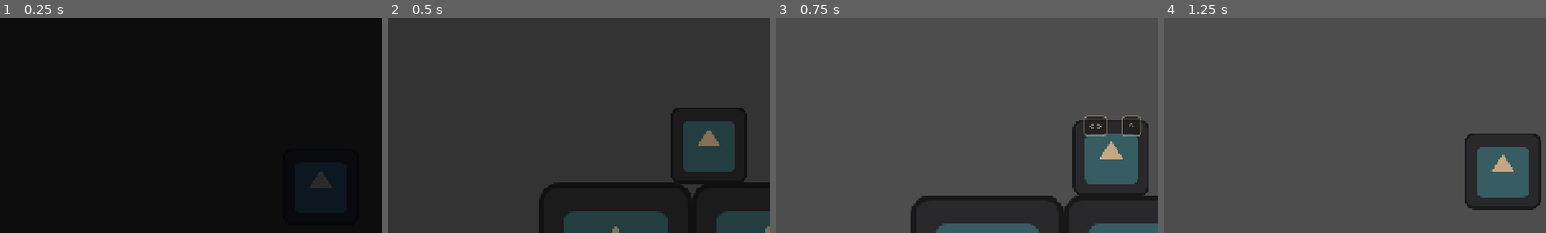
Above: before the commit, frames 1-4 (left to right).
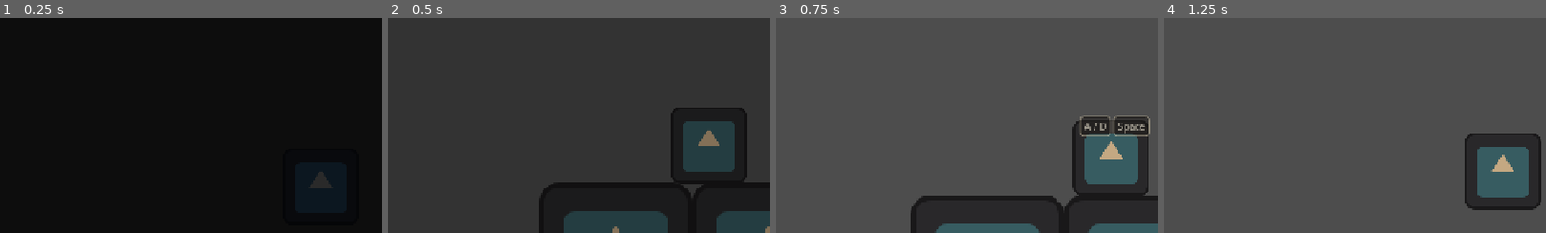
Above: after the commit, the same moments.

Repository: Devansh-Ruia/Salt-Cinder
Game: Godot game, scene res://scenes/main.tscn
The game is run twice, just before and just after one commit, with the same random seed, the same clock (stepped at 60 frames per second) and the same inputs. The engine's default icon, where the game draws it, is replaced by a stand-in: a white triangle on a blue panel in a dark square.
Inputs:
- Up to frame 1 (0.25 s): no input
- Up to frame 2 (0.5 s): no input
- Up to frame 3 (0.75 s): hold D (move_right) from 0.53 s (still down); hold E (interact) from 0.53 s (still down); tap Q (absorb_release) at 0.6 s
- Up to frame 4 (1.25 s): keep holding D (move_right); keep holding E (interact); tap Space (jump) at 0.77, 1.07 s
The pictures show only the part of the screen within x 8-58%, y 17-67%; the shares and areas given below are measured in that part.

Frames 1-2 are identical in both runs. In frame 3, 0.7% of the frame differs, in the area x 79-98%, y 45-56%; in frame 4, nothing differs.

Commit message:
fix(ui): teaching glyphs show real keys (A/D + Space)
Move/jump teaching glyphs displayed the wrong symbols: move showed the
arrow-key binding ("< >") and jump showed an up-arrow ("^"), neither of
which matches the primary scheme. A four-key WASD diamond also implies an
"up" that does not exist in this side-on platformer.

Resolve glyph key labels live from the InputMap (primary binding) via a
single _action_symbol() helper instead of hardcoded characters, so the
displayed key can never drift from the actual binding. Move now reads
"A / D", jump reads "Space"; absorb/release/lore glyphs resolve the same
way. No up-glyph is shown. Input bindings are unchanged.

Co-Authored-By: Claude Opus 4.8 (1M context) <noreply@anthropic.com>

Diff:
--- a/scripts/ui/teaching_director.gd
+++ b/scripts/ui/teaching_director.gd
@@ -84,17 +84,21 @@
 	_layer.add_child(_glyphs)
 
 	# Control glyphs (placeholder keycaps / symbols — art gate TODO).
-	_absorb_glyph = _make_glyph("Q", "taught_absorb", Vector2(0, -52))
-	_release_glyph = _make_glyph("Q", "taught_release", Vector2(0, -86))
-	_move_glyph = _make_glyph("< >", "taught_jump", Vector2(-30, -52))
-	_jump_glyph = _make_glyph("^", "taught_jump", Vector2(30, -52))
+	# Key labels resolve from the live InputMap so they can never drift from the
+	# actual bindings. Move teaches the WASD scheme (A / D); jump teaches Space —
+	# a side-on platformer has no real "up", so no up-glyph is shown.
+	_absorb_glyph = _make_glyph(_action_symbol("absorb_release"), "taught_absorb", Vector2(0, -52))
+	_release_glyph = _make_glyph(_action_symbol("absorb_release"), "taught_release", Vector2(0, -86))
+	var move_label: String = "%s / %s" % [_action_symbol("move_left"), _action_symbol("move_right")]
+	_move_glyph = _make_glyph(move_label, "taught_jump", Vector2(-30, -52))
+	_jump_glyph = _make_glyph(_action_symbol("jump"), "taught_jump", Vector2(30, -52))
 	# Affordance glyphs (symbols, gated on MaterialProfile flags — art gate TODO).
 	_climb_glyph = _make_glyph("=", "", Vector2(0, -60))
 	_float_glyph = _make_glyph("~", "", Vector2(0, -60))
 	_reflect_glyph = _make_glyph("*", "", Vector2(0, -60))
 	# Objective + lore glyphs.
 	_objective_glyph = _make_glyph("o", "", Vector2(0, -48))
-	_lore_glyph = _make_glyph("E", "", Vector2(0, -48))
+	_lore_glyph = _make_glyph(_action_symbol("interact"), "", Vector2(0, -48))
 
 
 func _make_glyph(label: String, flag: String, offset: Vector2) -> PromptGlyph:
@@ -105,6 +109,30 @@
 	g.world_offset = offset
 	_glyphs.add_child(g)
 	return g
+
+
+## Resolve an input action's PRIMARY bound key to a short display symbol, read
+## live from the InputMap so glyph labels can never drift from the real bindings.
+## Returns the first InputEventKey's human label (e.g. "A", "D", "Space", "Q").
+## # TODO: art gate — real key-cap icons will replace these text placeholders.
+func _action_symbol(action: StringName) -> String:
+	if not InputMap.has_action(action):
+		return "?"
+	for event in InputMap.action_get_events(action):
+		var key_event: InputEventKey = event as InputEventKey
+		if key_event == null:
+			continue
+		# Prefer the physical keycode (layout-independent); map it back to a
+		# logical keycode for a readable name. Fall back to the logical keycode.
+		var code: int = key_event.physical_keycode
+		if code != 0:
+			code = DisplayServer.keyboard_get_keycode_from_physical(code)
+		else:
+			code = key_event.keycode
+		if code == 0:
+			continue
+		return OS.get_keycode_string(code)
+	return "?"
 
 
 # ── Embe / per-room binding ──────────────────────────────
